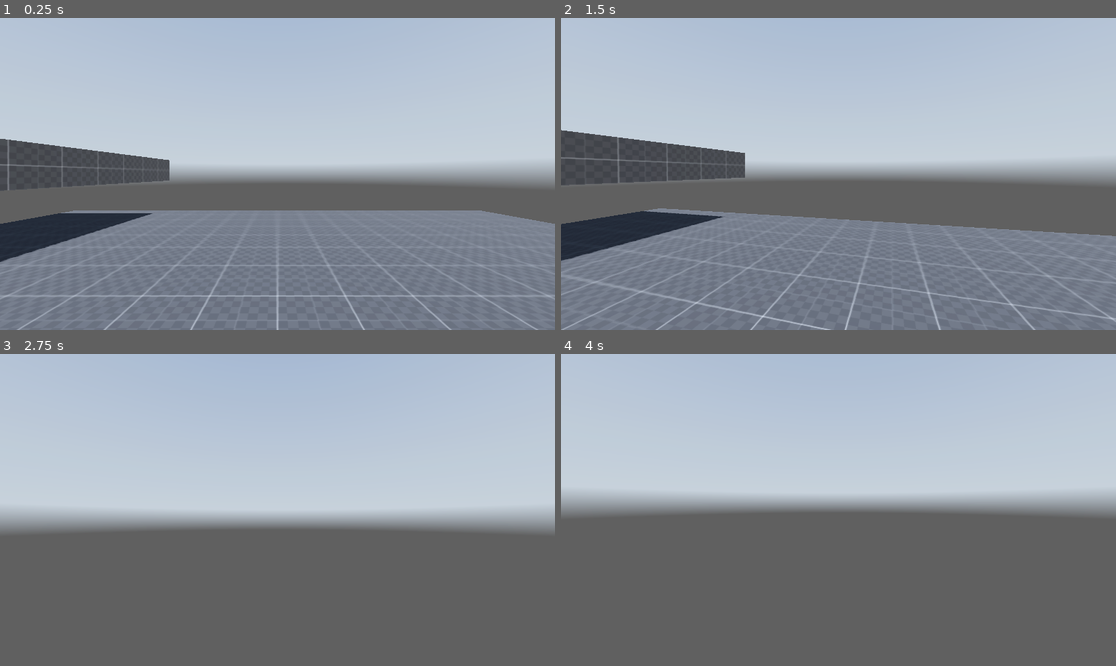
Above: before the commit, frames 1-4 (two rows, left to right).
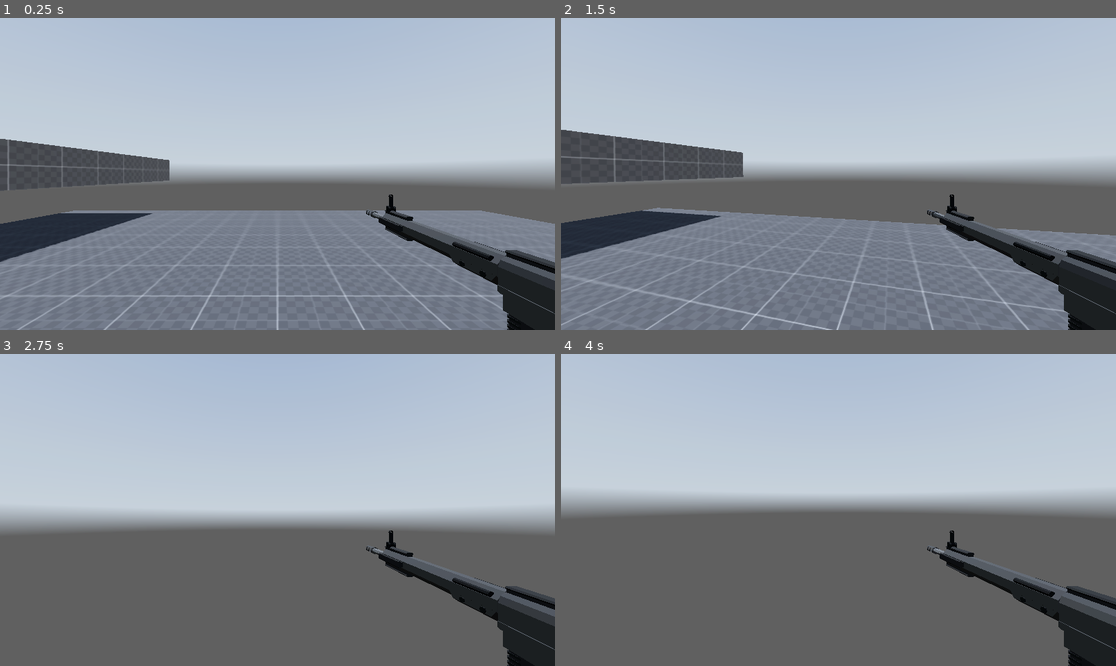
Above: after the commit, the same moments.

Repository: rivaroles/godot4-killjoy
Game: Godot game, scene res://scenes/Main.tscn
Two runs of this game, one before a commit and one after it. Both use one fixed random seed, a clock stepped at 60 frames per second and the inputs below. A sky picture missing from this copy of the repository is replaced by a grey-blue gradient.
Inputs (mouse positions are in pixels of both pictures, inside the frame that each line leads up to):
- Up to frame 1 (0.25 s): no input
- Up to frame 2 (1.5 s): tap Enter (ui_accept) at 0.5, 0.8, 1.35 s; move the mouse to (866, 174) at 0.52 s; hold Ctrl (crouch) 0.53-1.28 s; hold W (forward) from 0.53 s (still down); tap Space (jump, bound only after the commit) at 0.77, 1.07 s; move the mouse to (810, 174) at 1.27 s
- Up to frame 3 (2.75 s): keep holding W (forward); tap Space (jump, bound only after the commit) at 1.52, 1.55, 1.82 s; move the mouse to (288, 503) at 2.02 s; hold Space (jump, bound only after the commit) from 2.03 s (still down); tap Ctrl (crouch) at 2.3 s
- Up to frame 4 (4 s): keep holding W (forward); move the mouse to (832, 516) at 2.77 s; release Space (jump, bound only after the commit) at 2.78 s; tap Ctrl (crouch) at 2.85 s; tap Space (jump, bound only after the commit) at 3.02, 3.32, 3.77, 3.8 s; tap Enter (ui_accept) at 3.05, 3.5 s; move the mouse to (877, 513) at 3.52 s; hold Alt (free_look) from 3.53 s (still down)

The runs differ from the first frame. In frame 1, 4.1% of the frame differs, in the area x 65-100%, y 56-100%; in frame 2, 6.1%, in the area x 0-100%, y 35-100%; in frame 3, 3.4%; in frame 4, 3.4%.

Commit message:
Jetpack system added and working

Diff:
--- a/project.godot
+++ b/project.godot
@@ -57,3 +57,8 @@
 "events": [Object(InputEventKey,"resource_local_to_scene":false,"resource_name":"","device":-1,"window_id":0,"alt_press …(182 unchanged characters)…
 ]
 }
+jump={
+"deadzone": 0.5,
+"events": [Object(InputEventKey,"resource_local_to_scene":false,"resource_name":"","device":-1,"window_id":0,"alt_pressed":false,"shift_pressed":false,"ctrl_pressed":false,"meta_pressed":false,"pressed":false,"keycode":0,"physical_keycode":32,"key_label":0,"unicode":32,"echo":false,"script":null)
+]
+}
--- a/scenes/Main.tscn
+++ b/scenes/Main.tscn
@@ -1,8 +1,9 @@
-[gd_scene load_steps=10 format=3 uid="uid://54xfwed2lhos"]
+[gd_scene load_steps=11 format=3 uid="uid://54xfwed2lhos"]
 
 [ext_resource type="Texture2D" uid="uid://be8vs1c5djbqc" path="res://assets/hdris/sunflowers_puresky_4k.hdr" id="1_i7hfp"]
 [ext_resource type="Texture2D" uid="uid://ck3qvvei0m42f" path="res://assets/textures/texture_07.png" id="2_7f68p"]
 [ext_resource type="Script" path="res://scripts/Player.gd" id="3_ebgey"]
+[ext_resource type="PackedScene" uid="uid://d351bqtkre4d1" path="res://assets/models/Sniper Rifle West.glb" id="4_nsvtq"]
 
 [sub_resource type="PanoramaSkyMaterial" id="PanoramaSkyMaterial_vchvj"]
 panorama = ExtResource("1_i7hfp")
@@ -71,5 +72,8 @@
 
 [node name="Camera3D" type="Camera3D" parent="Player/Neck/Head/Eyes"]
 
+[node name="Gun" parent="Player/Neck/Head/Eyes/Camera3D" instance=ExtResource("4_nsvtq")]
+transform = Transform3D(1, 0, 0, 0, 1, 0, 0, 0, 1, 0.364812, -0.167941, -0.268294)
+
 [node name="RayCast3D" type="RayCast3D" parent="Player"]
 target_position = Vector3(0, 2, 0)
--- a/scripts/Player.gd
+++ b/scripts/Player.gd
@@ -23,6 +23,7 @@
 var crouching = false
 var free_looking = false
 var sliding = false
+var gliding = false
 
 # Sliding vars
 
@@ -31,6 +32,15 @@
 var slide_vector = Vector2.ZERO
 var slide_speed = 10.0
 
+# Jetpack vars
+
+const JETPACK_FORCE = 10.0
+const MAX_JETPACK_FUEL = 8.0
+
+var jetpack_fuel = 8.0
+var fuel_consumption = 3.0
+var fuel_recharge = 0.5
+
 # Head bob vars
 const HEAD_BOBBING_SPRINTING_SPEED = 22.0
 const HEAD_BOBBING_WALKING_SPEED = 14.0
@@ -46,6 +56,8 @@
 
 # Movement vars
 const JUMP_VELOCITY = 4.5
+const MAX_HEIGHT = 10.0
+
 var crouching_depth = -0.5
 var free_look_tilt = 8
 
@@ -175,9 +187,16 @@
 		velocity.y -= gravity * _delta
 
 	# Handle jump.
-	if Input.is_action_just_pressed("ui_accept") && is_on_floor() && crouching != true:
+	if Input.is_action_just_pressed("jump") && is_on_floor() && crouching != true:
 		velocity.y = JUMP_VELOCITY
 		sliding = false
+
+	elif Input.is_action_pressed("jump") && !is_on_floor() && jetpack_fuel > 0:
+		velocity.y += JETPACK_FORCE * _delta
+		jetpack_fuel -= fuel_consumption * _delta
+
+	elif is_on_floor():
+		jetpack_fuel = min(jetpack_fuel + fuel_recharge * _delta, MAX_JETPACK_FUEL)
 
 	direction = lerp(direction, (transform.basis * Vector3(input_dir.x, 0, input_dir.y)).normalized(), _delta * lerp_speed)
 
@@ -196,3 +215,7 @@
 		velocity.z = move_toward(velocity.z, 0, current_speed)
 
 	move_and_slide()
+
+	if global_transform.origin.y > MAX_HEIGHT:
+		global_transform.origin.y = MAX_HEIGHT
+		velocity.y = 0
Binary file added: assets/models/Sniper Rifle West.glb
Not shown, added: assets/models/Sniper Rifle West.glb.import
